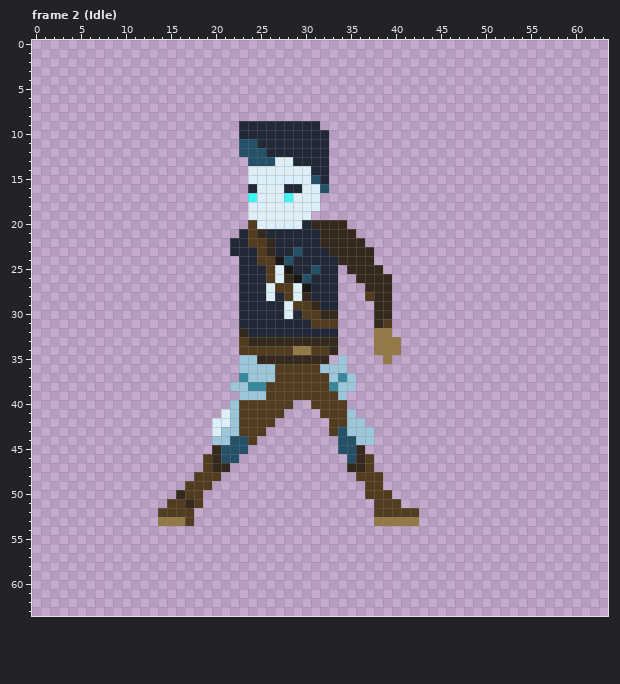
File history of a pixel-art file, Aseprite/Hero makeover.aseprite. This is how it looked before the edit.
64x64 pixels, 18 frames. Shown: frame 2 (Idle). The commit also changed other frames, which this record leaves out.
The same view after the edit:
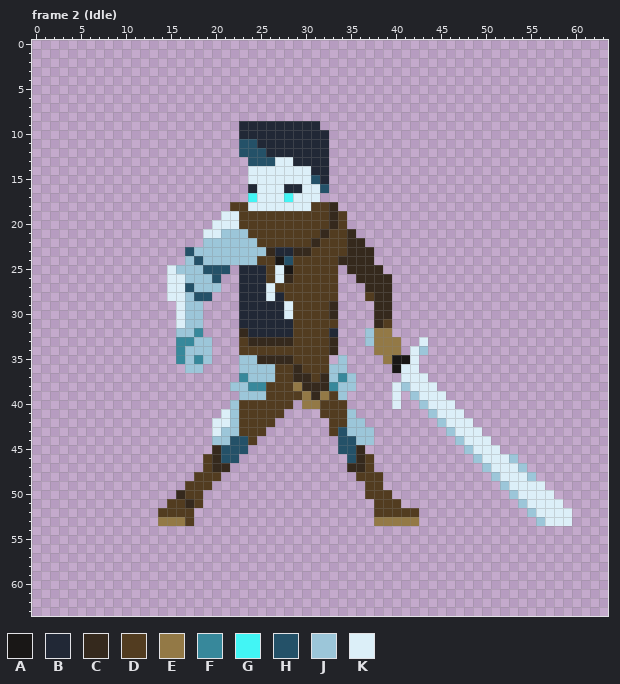
Palette (. is transparent): A #191716  B #212836  C #35291d  D #523c20  E #937946  F #37889b  G #42f5f5  H #245168  J #9cc6d9  K #dceff8
Difference:
layer "Character/sword" now shown
layer "Character/metal arm" now shown
layer "Character/Head+Scarf/scarf" now shown
Changed rows in their new state; - is an unchanged pixel.
Frame 2 (Idle), layers "Character/Head+Scarf/scarf", "Character/metal arm", "Character/sword":
first column x 15:
18 -------DD-------DDC--------------------------
19 ------KKDDDDDDDDDDCD-------------------------
20 -----KKKD-DDDDDDDD-D-------------------------
21 ----KKJJJ-DDDDDDD-DD-------------------------
22 ----JJJJJJ-DDDDDCDDD-------------------------
23 --HJJJJJJJJ---CCDDDD-------------------------
24 --JHJJJJJJ----DDDDD--------------------------
25 KJJJHHH-------DDDDD--------------------------
26 KKJJJH--------DDDDD--------------------------
27 KKHJJJ--------DDDDD--------------------------
28 KKJHH---------DDDDD--------------------------
29 -KJJ------------DDC--------------------------
30 -KJJ----------D--D---------------------------
31 -KJJ----------DD-----------------------------
32 -JJF----------DDDD----J----------------------
33 -FFJJ---------DDDD----J-----K----------------
34 -FJJJ---------DD-----------KJ----------------
35 -FJFJ---------DDDD-------AAK-----------------
36 --JJ----------C--D-------AKK-----------------
37 --------------CC-C--------KKK----------------
38 --------------ECCC-------KJKKK---------------
39 ---------------ECE-------K-JKKK--------------
40 ---------------EE--------K--JKKK-------------
41 -----------------------------JKKK------------
42 ------------------------------JKKK-----------
43 -------------------------------JKKK----------
44 --------------------------------JKKK---------
45 ---------------------------------JKKK--------
46 ----------------------------------JKKKJ------
47 -----------------------------------JKKKJ-----
48 ------------------------------------JKKKJ----
49 -------------------------------------JKKKK---
50 --------------------------------------JKKKK--
51 ---------------------------------------JKKKK-
52 ----------------------------------------JKKKK
53 -----------------------------------------JKKK
Changed places in both pictures, as pixel boxes (x1, y1, x2, y2):
changed: (167, 202, 572, 526)
